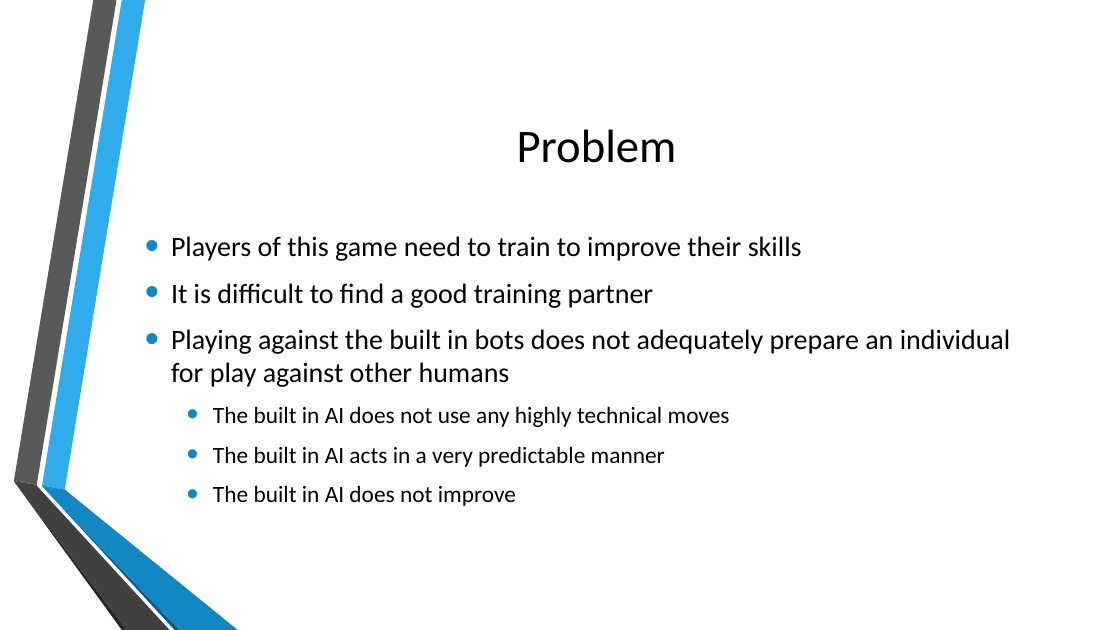
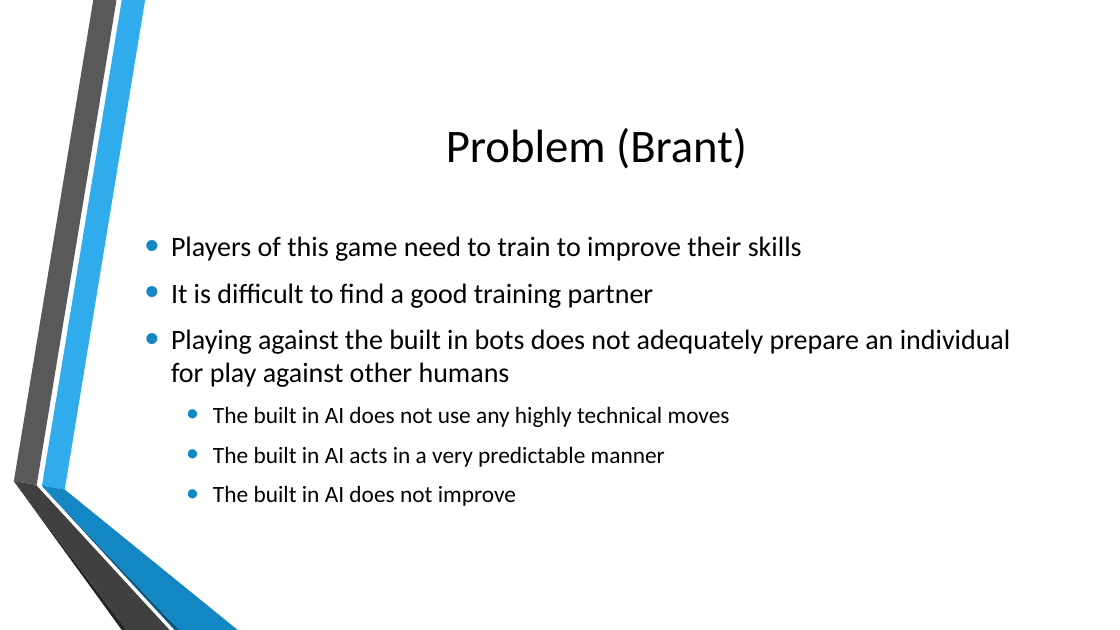
Before and after one commit to KeganMc/Super-Smash-Bros-Melee-AI, a slide deck: slide 3 of Documents/ProjectPresentation.pptx. Drawn at 1120x630 pixels with LibreOffice and Linux fonts; fonts in the diff are those of the drawing; background and template pictures are left out. Boxes give left, top, right and bottom in pixels: in the first picture for what was removed or moved away, otherwise in the second. Text is boxed around its words. In the diff, an @@ line names an element or a change of style, - is before the commit and + after.

```diff
--- a/Documents/ProjectPresentation.pptx
+++ b/Documents/ProjectPresentation.pptx
@@ title at bbox=[446, 128, 747, 169]: text changed @@
-Problem
+Problem (Brant)
```
Also in this commit, not shown: 5 other slides changed, 2 slides added, 2 slides removed.
